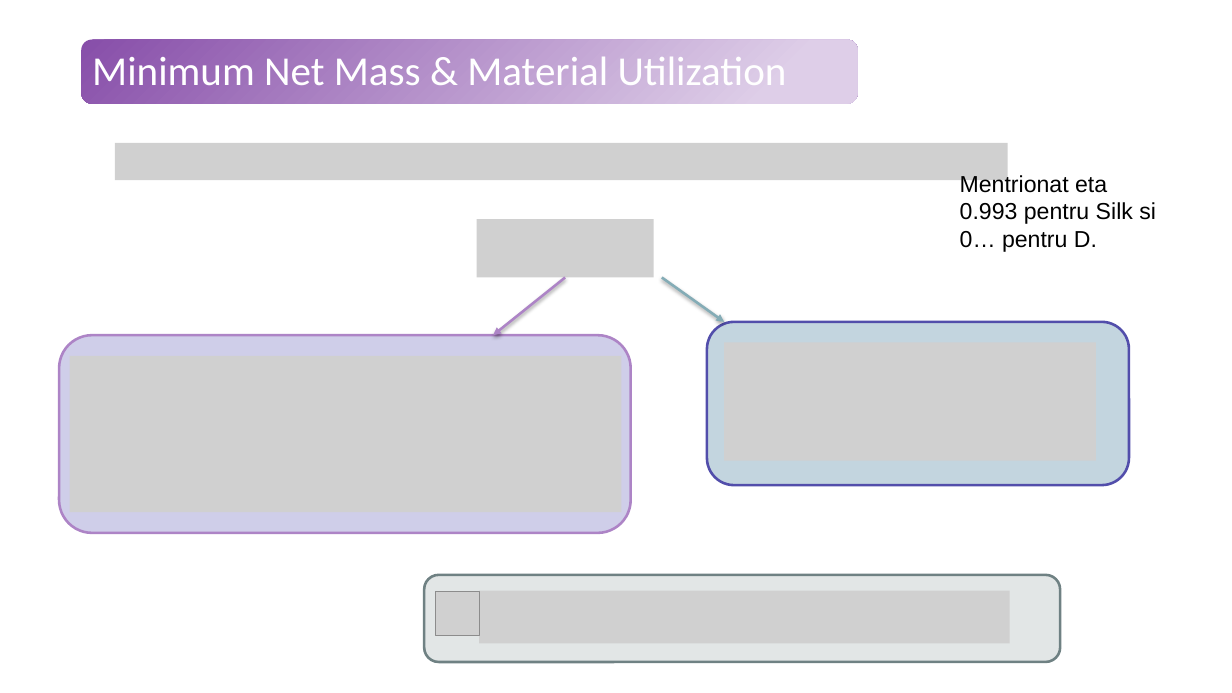
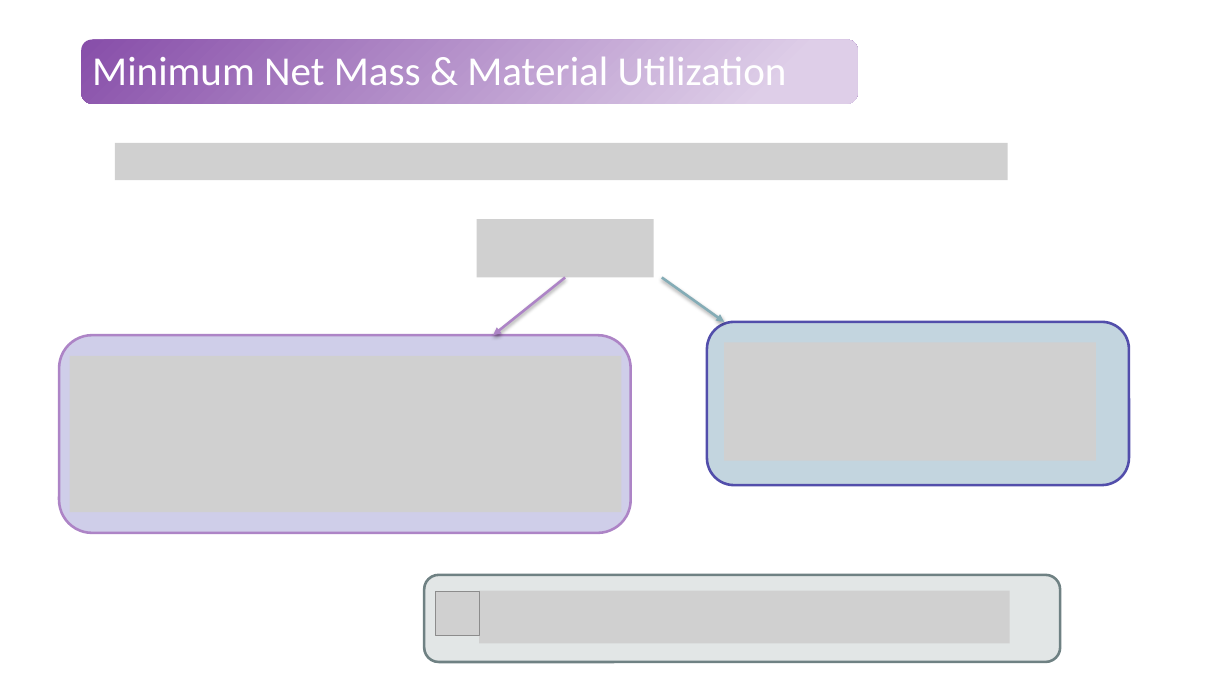
Before and after one commit to Tavi681/PoliPhysics, a slide deck: slide 16 of Tema 2/paper/Tema2.pptx (slide 11 before the commit). Drawn at 1232x693 pixels with LibreOffice and Linux fonts; fonts in the diff are those of the drawing; grey boxes stand for pictures. Boxes give left, top, right and bottom in pixels: in the first picture for what was removed or moved away, otherwise in the second. Text is boxed around its words. In the diff, an @@ line names an element or a change of style, - is before the commit and + after.

```diff
--- a/Tema 2/paper/Tema2.pptx
+++ b/Tema 2/paper/Tema2.pptx
@@ text removed at bbox=[960, 173, 1156, 252] @@
-Mentrionat eta 0.993 pentru Silk si 0… pentru D.
```
Also in this commit, not shown: 9 other slides changed, 12 slides added, 2 slides removed.
